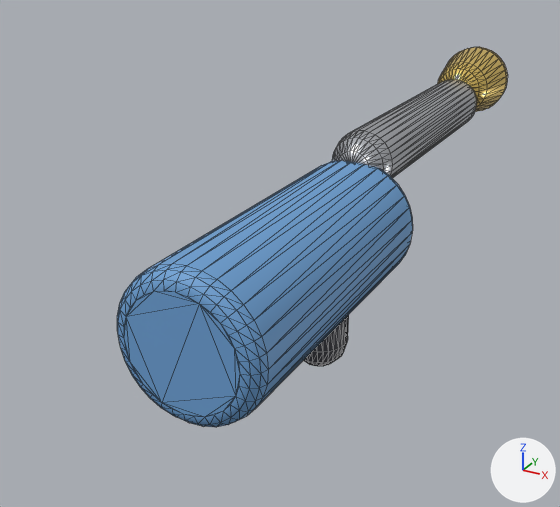
The glTF model assets/models/props/welder_torch.glb, before and after one commit.
The view is the same before and after, from a 50 mm lens placed at (0.204, -0.428, 0.201), pointed at (-0.054, 0.041, -0.033). Every picture has the same lights, and +X, +Y and +Z are marked at lower right. The older version comes first. Mesh edges are drawn as thin lines. Vertices at exactly the same position are counted once.

The first picture shows 'WelderTorch'.
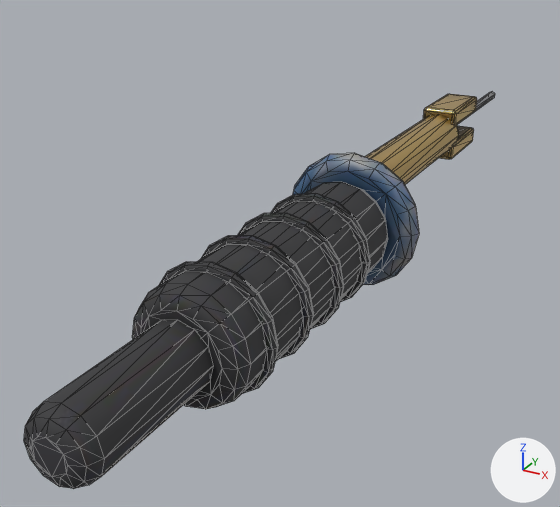
The change, as a diff of the scene's bpy script:
```diff
--- a/assets/models/props/welder_torch.glb.py
+++ b/assets/models/props/welder_torch.glb.py
@@ mat_steel @@
 mat_steel = principled_material('steel')
-mat_steel.base_color = (0.62, 0.64, 0.68)  # light grey #ced1d7
-mat_steel.metallic = 0.9
-mat_steel.roughness = 0.3
+mat_steel.texture = img_welder_torch_albedo
+mat_steel.metallic = 0.95
+mat_steel.roughness = 0.35
@@ me_cylinder @@
-me_cylinder.from_pydata(...)  # 1024 vertices, 2032 faces; spans x -0.045..0.045, y -0.06..0.46, z -0.09..0.081
-me_cylinder.materials.append(mat_blue)  # blue #6ca0d3
-me_cylinder.materials.append(mat_black)  # dark grey #3f3f45
+me_cylinder.from_pydata(...)  # 956 vertices, 1884 faces; spans x -0.05..0.05, y -0.15..0.52, z -0.05..0.05
+# me_cylinder part 1: a new loose piece, a torus around y (ring radius 0.035, tube radius 0.004) spanning x -0.039..0.039, y -0.034..-0.026, z -0.039..0.039, in mat_rubber (picture img_welder_torch_albedo)
+# me_cylinder part 2: a new loose piece, a torus around y (ring radius 0.035, tube radius 0.004) spanning x -0.039..0.039, y 0.006..0.014, z -0.039..0.039, in mat_rubber (picture img_welder_torch_albedo)
+# me_cylinder part 3: a new loose piece, a torus around y (ring radius 0.035, tube radius 0.004) spanning x -0.039..0.039, y 0.046..0.054, z -0.039..0.039, in mat_rubber (picture img_welder_torch_albedo)
+# me_cylinder part 4: a new loose piece, a torus around y (ring radius 0.035, tube radius 0.004) spanning x -0.039..0.039, y 0.086..0.094, z -0.039..0.039, in mat_rubber (picture img_welder_torch_albedo)
+# me_cylinder part 5: a new loose piece, a 6-sided cylinder along y spanning x -0.0035..0.0035, y 0.38..0.52, z 0.016..0.024, in mat_steel (picture img_welder_torch_albedo)
+# me_cylinder part 6: the loose piece of 256 vertices spanning x -0.045..0.045, y -0.06..0.16, z -0.045..0.045 is rebuilt with 96 vertices and now spans x -0.035..0.035, y -0.06..0.14, z -0.035..0.035, in mat_rubber (picture img_welder_torch_albedo)
+# me_cylinder part 7: the loose piece of 256 vertices spanning x -0.022..0.022, y 0.145..0.395, z 0.018..0.062 is rebuilt with 72 vertices and now spans x -0.018..0.018, y 0.15..0.35, z 0.002..0.038, in mat_brass (picture img_welder_torch_albedo)
+# me_cylinder part 8: a new loose piece of 80 vertices spanning x -0.05..0.05, y 0.14..0.16, z -0.05..0.05, in mat_blue_paint (picture img_welder_torch_albedo)
+# me_cylinder part 9: a new loose piece of 72 vertices spanning x -0.02..0.02, y -0.15..-0.05, z -0.02..0.02, in mat_rubber (picture img_welder_torch_albedo)
+# me_cylinder part 10: a new loose piece of 56 vertices spanning x -0.015..0.015, y 0.335..0.405, z 0.027..0.043, in mat_brass (picture img_welder_torch_albedo)
+# me_cylinder part 11: a new loose piece of 56 vertices spanning x -0.015..0.015, y 0.335..0.405, z -0.002..0.012, in mat_brass (picture img_welder_torch_albedo)
+# me_cylinder part 12: the loose piece of 256 vertices spanning x -0.02..0.02, y 0.08..0.12, z -0.09..-0.03 is deleted
+# me_cylinder part 13: the loose piece of 256 vertices spanning x -0.031..0.031, y 0.38..0.46, z 0.019..0.081 is deleted
 me_cylinder.materials.append(mat_steel)
-me_cylinder.materials.append(mat_gold)  # yellow #f9d776
+me_cylinder.materials.append(mat_rubber)  # picture img_welder_torch_albedo
+me_cylinder.materials.append(mat_blue_paint)  # picture img_welder_torch_albedo
+me_cylinder.materials.append(mat_brass)  # picture img_welder_torch_albedo
```

Location of each change, [x1, y1, x2, y2] in pixels of the pictures (560 x 507 px):
'WelderTorch', surface changed, reshaped (20% wider)
    before: [117, 47, 508, 427]
    after: [24, 92, 495, 489]
part 1 of me_cylinder, added
    after: [159, 262, 278, 393]
part 2 of me_cylinder, added
    after: [201, 236, 313, 359]
part 3 of me_cylinder, added
    after: [237, 213, 344, 329]
part 4 of me_cylinder, added
    after: [271, 193, 370, 302]
part 5 of me_cylinder, added
    after: [457, 92, 495, 125]
part 6 of me_cylinder, rebuilt (13% narrower, 15% shorter)
    before: [117, 161, 413, 427]
    after: [132, 182, 388, 409]
part 7 of me_cylinder, rebuilt
    before: [332, 79, 477, 178]
    after: [365, 114, 459, 184]
part 8 of me_cylinder, added (blue)
    after: [293, 153, 419, 285]
part 9 of me_cylinder, added
    after: [24, 320, 213, 489]
part 10 of me_cylinder, added (brown)
    after: [423, 94, 477, 125]
part 11 of me_cylinder, added (brown)
    after: [439, 126, 474, 159]
part 12 of me_cylinder, deleted
    before: [304, 315, 349, 366]
part 13 of me_cylinder, deleted (yellow)
    before: [438, 47, 508, 112]
